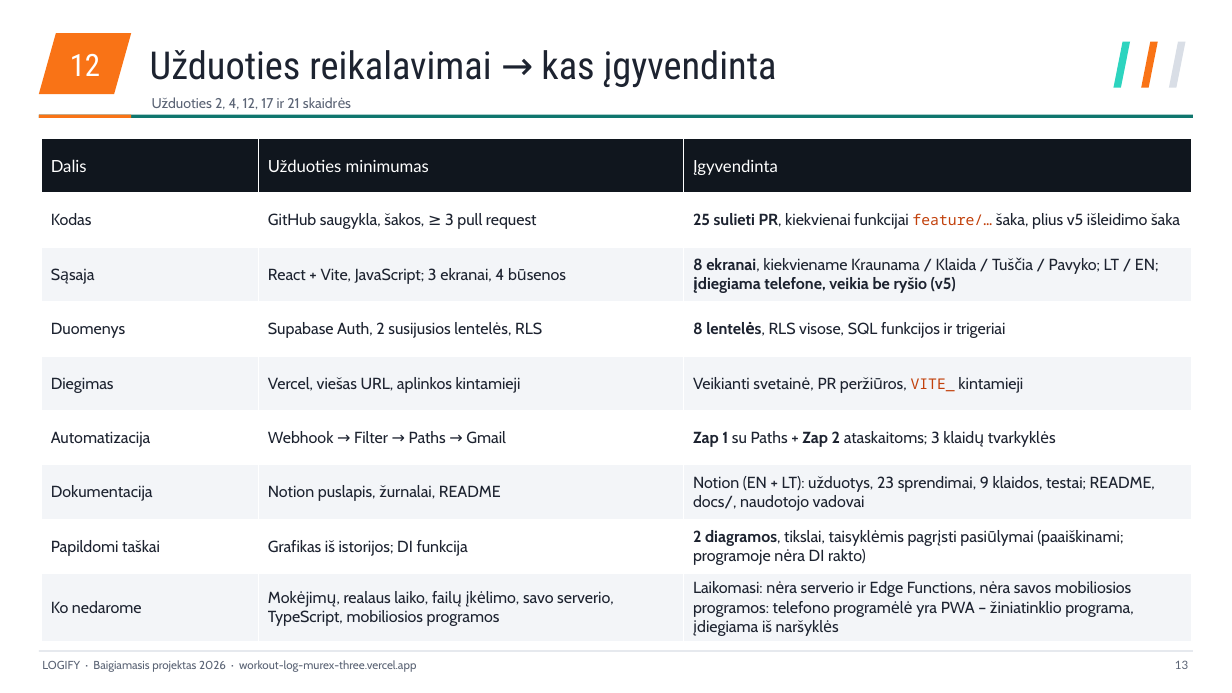
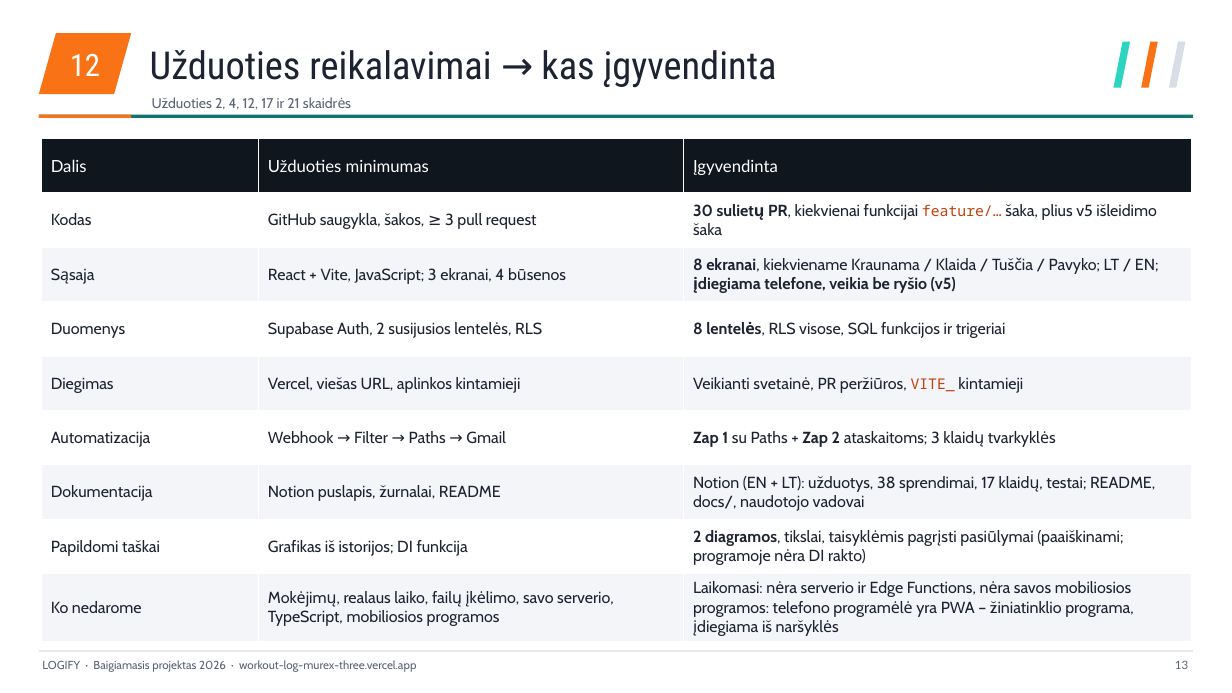
Before and after one commit to mse1987319-png/workout-log, a slide deck: slide 13 of _task/results/Logify_LT.pptx. Drawn at 1232x693 pixels with LibreOffice and Linux fonts; fonts in the diff are those of the drawing. Boxes give left, top, right and bottom in pixels: in the first picture for what was removed or moved away, otherwise in the second. Text is boxed around its words. In the diff, an @@ line names an element or a change of style, - is before the commit and + after.

```diff
--- a/_task/results/Logify_LT.pptx
+++ b/_task/results/Logify_LT.pptx
@@ table at [42,139,1192,636] @@
-row 2, column 3: 25 sulieti PR, kiekvienai funkcijai feature/… šaka, plius v5 išleidimo šaka
+row 2, column 3: 30 sulietų PR, kiekvienai funkcijai feature/… šaka, plius v5 išleidimo šaka
-row 7, column 3: Notion (EN + LT): užduotys, 23 sprendimai, 9 klaidos, testai; README, docs/, naudotojo vadovai
+row 7, column 3: Notion (EN + LT): užduotys, 38 sprendimai, 17 klaidų, testai; README, docs/, naudotojo vadovai
```
Also in this commit, not shown: 1 other slide changed, 2 other files.
